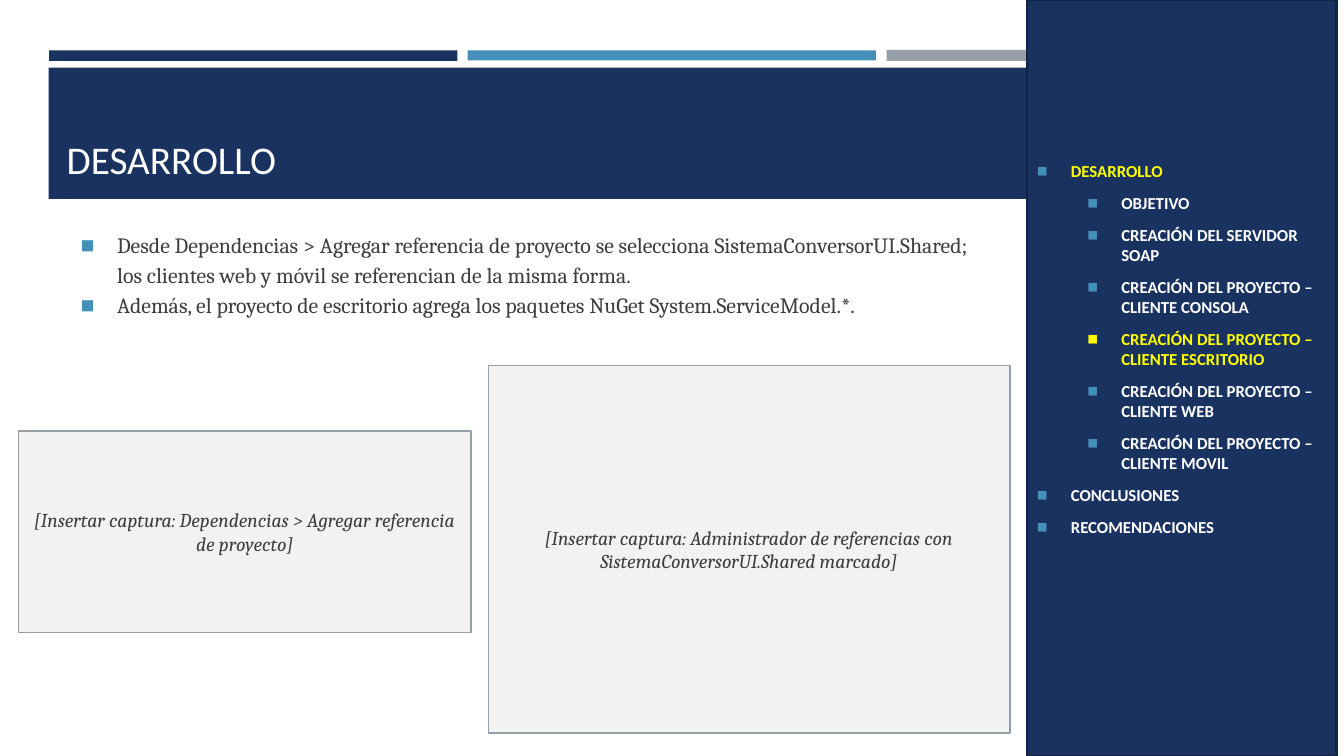
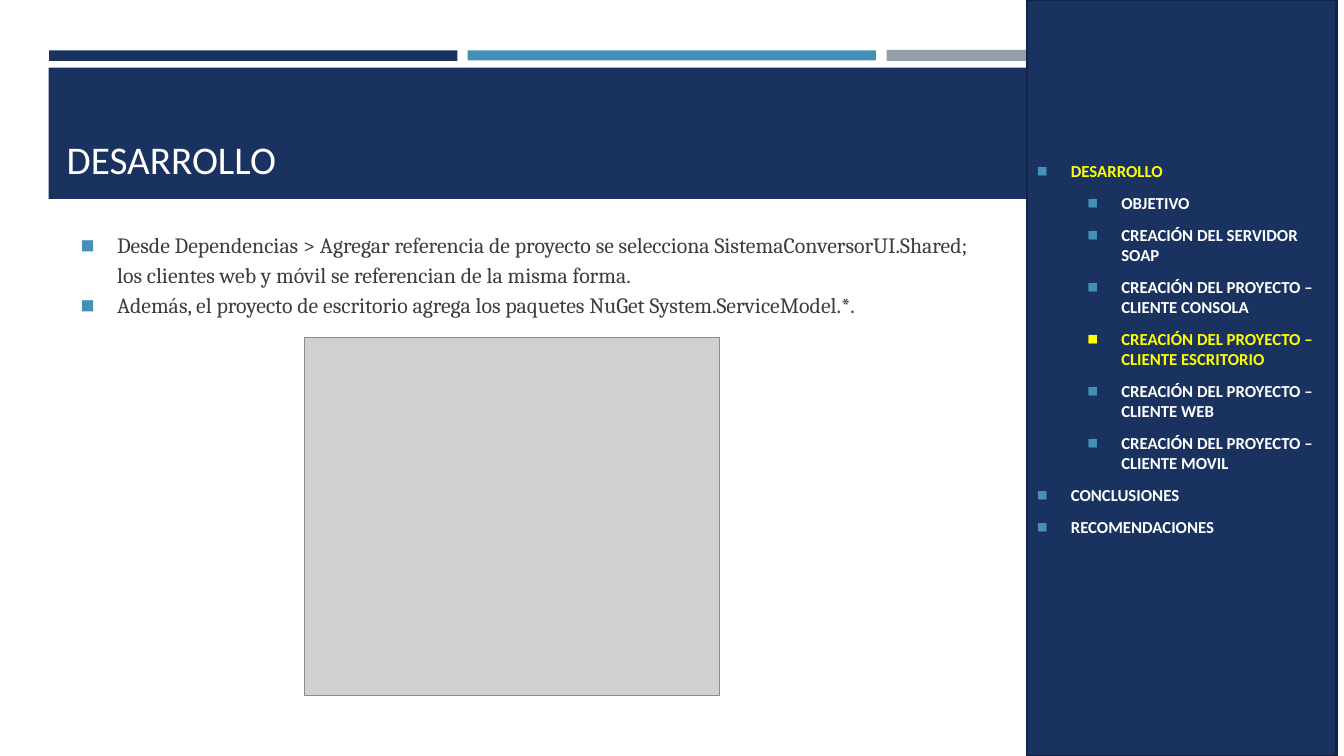
Before and after one commit to Teo344/Arquitectura_GRUPO03, a slide deck: slide 30 of TI.1.2. PAO202651_SOAP_DOTNET_SINBDD_NRC36884_GR03/05. DOCUMENTACION/PRESENTACION TI.1.2. SOAP sin BDD en DOTNET GR03.pptx. Drawn at 1344x756 pixels with LibreOffice and Linux fonts; fonts in the diff are those of the drawing; grey boxes stand for pictures. Boxes give left, top, right and bottom in pixels: in the first picture for what was removed or moved away, otherwise in the second. Text is boxed around its words. In the diff, an @@ line names an element or a change of style, - is before the commit and + after.

```diff
--- a/TI.1.2. PAO202651_SOAP_DOTNET_SINBDD_NRC36884_GR03/05. DOCUMENTACION/PRESENTACION TI.1.2. SOAP sin BDD en DOTNET GR03.pptx
+++ b/TI.1.2. PAO202651_SOAP_DOTNET_SINBDD_NRC36884_GR03/05. DOCUMENTACION/PRESENTACION TI.1.2. SOAP sin BDD en DOTNET GR03.pptx
@@ picture added at box(304, 338, 720, 697) @@
@@ rectangle removed at box(488, 366, 1010, 733) @@
-[Insertar captura: Administrador de referencias con SistemaConversorUI.Shared marcado]
@@ rectangle removed at box(18, 432, 471, 633) @@
-[Insertar captura: Dependencias > Agregar referencia de proyecto]
```
Also in this commit, not shown: 29 other slides changed, 2 slides removed, 1 other file.
